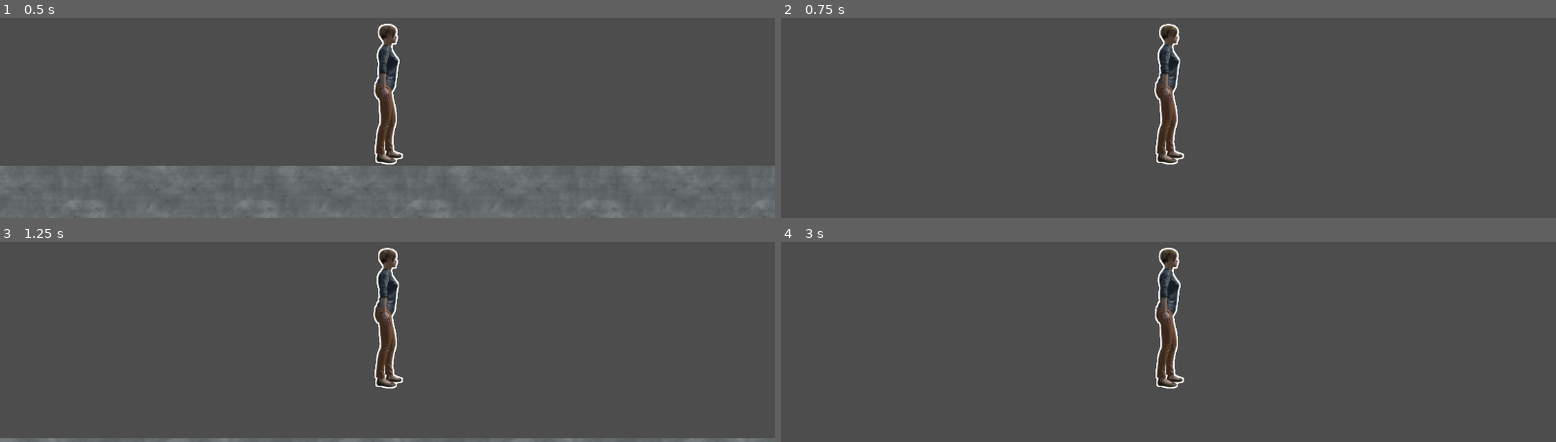
Above: before the commit, frames 1-4 (two rows, left to right).
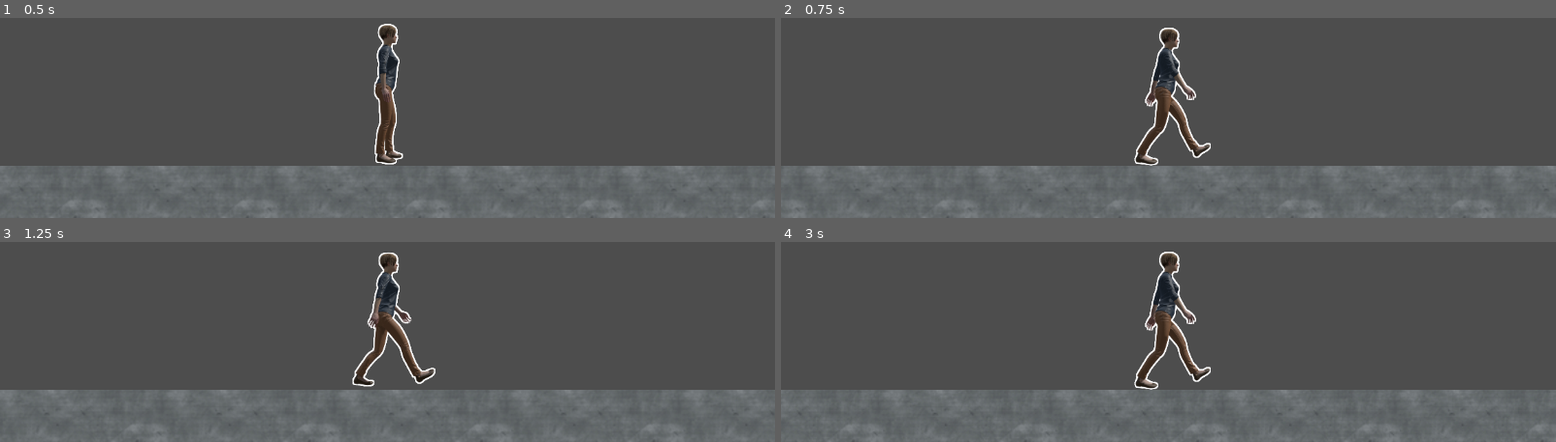
Above: after the commit, the same moments.

Repository: koljapluemer/tpr-game
Game: Godot game, scene res://src/tests/game.tscn
Same seed, same stepped clock (60 frames per second), same inputs: the game is played once before the commit and once after it. The project has no main scene, so this scene is started directly.
Inputs:
- Up to frame 1 (0.5 s): no input
- Up to frame 2 (0.75 s): tap Enter (ui_accept) at 0.5, 0.6 s; hold Right (ui_right) from 0.53 s (still down)
- Up to frame 3 (1.25 s): keep holding Right (ui_right); tap Enter (ui_accept) at 0.77, 1.07 s
- Up to frame 4 (3 s): tap Enter (ui_accept) at 1.35, 1.52, 1.82, 2.1, 2.85 s; release Right (ui_right) at 2.03 s; hold Left (ui_left) 2.03-2.78 s; hold Right (ui_right) from 2.78 s (still down)

Frame 1 is identical in both runs. In frame 2, 24% of the frame differs, in the area x 0-100%, y 2-100%; in frame 3, 22%; in frame 4, 24%.

Commit message:
add basic walking animation

Diff:
--- a/src/components/player/player.gd
+++ b/src/components/player/player.gd
@@ -6,6 +6,7 @@
 
 # Get the gravity from the project settings to be synced with RigidBody nodes.
 var gravity: int = ProjectSettings.get_setting("physics/2d/default_gravity")
+@onready var player_sprite: AnimatedSprite2D = $PlayerSprite
 
 
 func _physics_process(delta: float) -> void:
@@ -13,12 +14,6 @@
 	if not is_on_floor():
 		velocity.y += gravity * delta
 
-	# Handle jump.
-	if Input.is_action_just_pressed("ui_accept") and is_on_floor():
-		velocity.y = JUMP_VELOCITY
-
-	# Get the input direction and handle the movement/deceleration.
-	# As good practice, you should replace UI actions with custom gameplay actions.
 	var direction := Input.get_axis("ui_left", "ui_right")
 	if direction:
 		velocity.x = direction * SPEED
@@ -26,3 +21,17 @@
 		velocity.x = move_toward(velocity.x, 0, SPEED)
 
 	move_and_slide()
+	update_animation(direction)
+	update_facing_direction(direction)
+
+func update_animation(direction):
+	if direction != 0:
+		player_sprite.play("walk")
+	else:
+		player_sprite.play("idle")
+
+func update_facing_direction(direction):
+	if direction > 0:
+		player_sprite.flip_h = false
+	elif direction < 0:
+		player_sprite.flip_h = true
